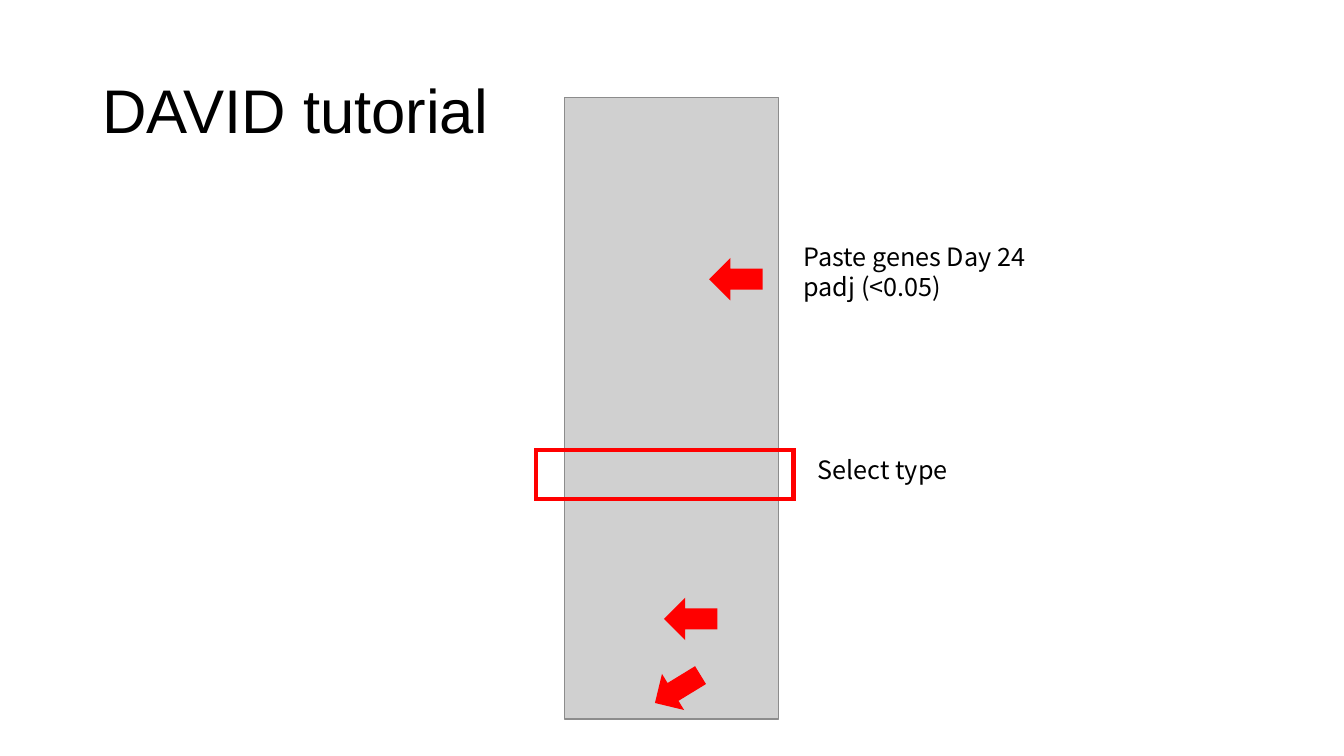
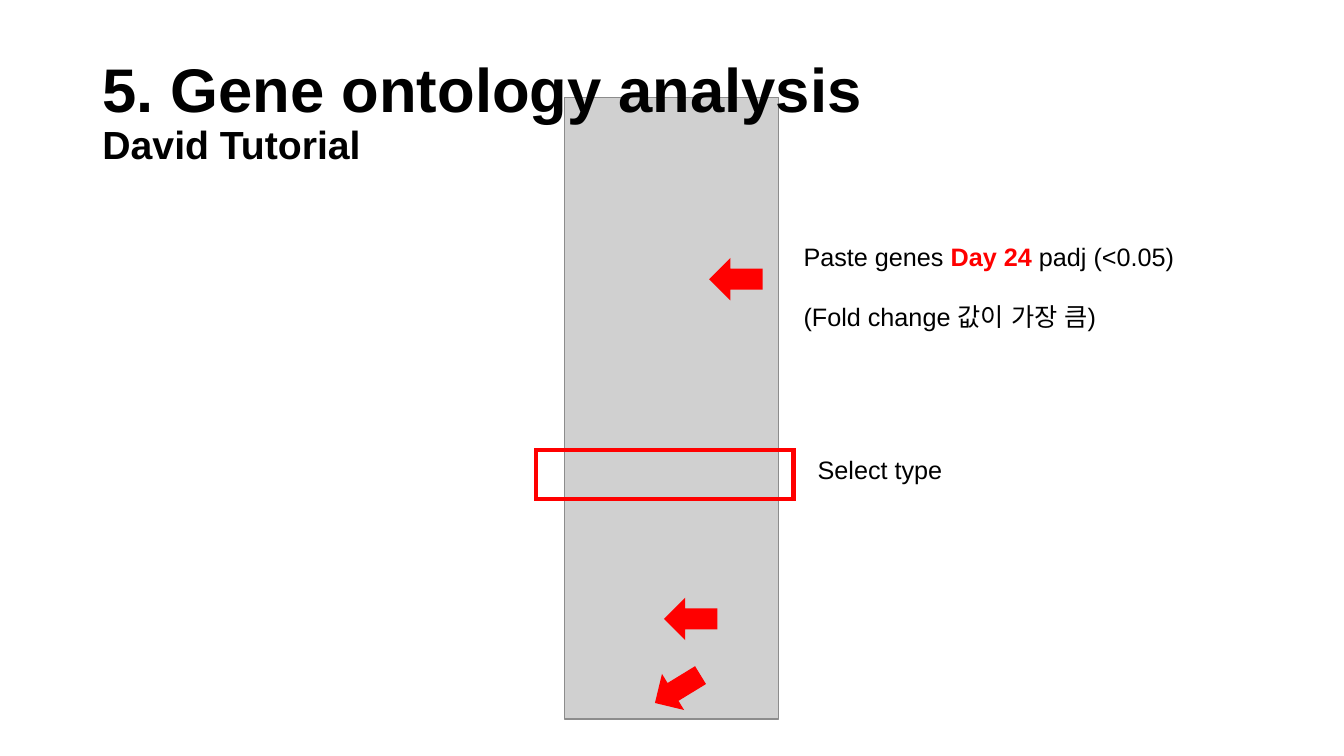
Before and after one commit to Khreat0205/Education_BulkRNAseq, a slide deck: slide 11 of Presentation/5. Gene Ontology analysis.pptx (slide 9 before the commit). Drawn at 1344x756 pixels with LibreOffice and Linux fonts; fonts in the diff are those of the drawing; grey boxes stand for pictures. Boxes give left, top, right and bottom in pixels: in the first picture for what was removed or moved away, otherwise in the second. Text is boxed around its words. In the diff, an @@ line names an element or a change of style, - is before the commit and + after.

```diff
--- a/Presentation/5. Gene Ontology analysis.pptx
+++ b/Presentation/5. Gene Ontology analysis.pptx
@@ title at <box>102,62,862,160</box>: text changed; bold on @@
-DAVID tutorial
+5. Gene ontology analysis
+David Tutorial
@@ text at <box>804,247,1174,332</box>: text changed; font Noto Sans CJK KR to Arial @@
-Paste genes Day 24
-padj (<0.05)
+Paste genes Day 24 padj (<0.05)
+(Fold change 값이 가장 큼)
@@ text "Select type" at <box>818,460,943,484</box>: font Noto Sans CJK KR to Arial @@
```
Also in this commit, not shown: 7 other slides changed, 5 slides added, 3 slides removed.
